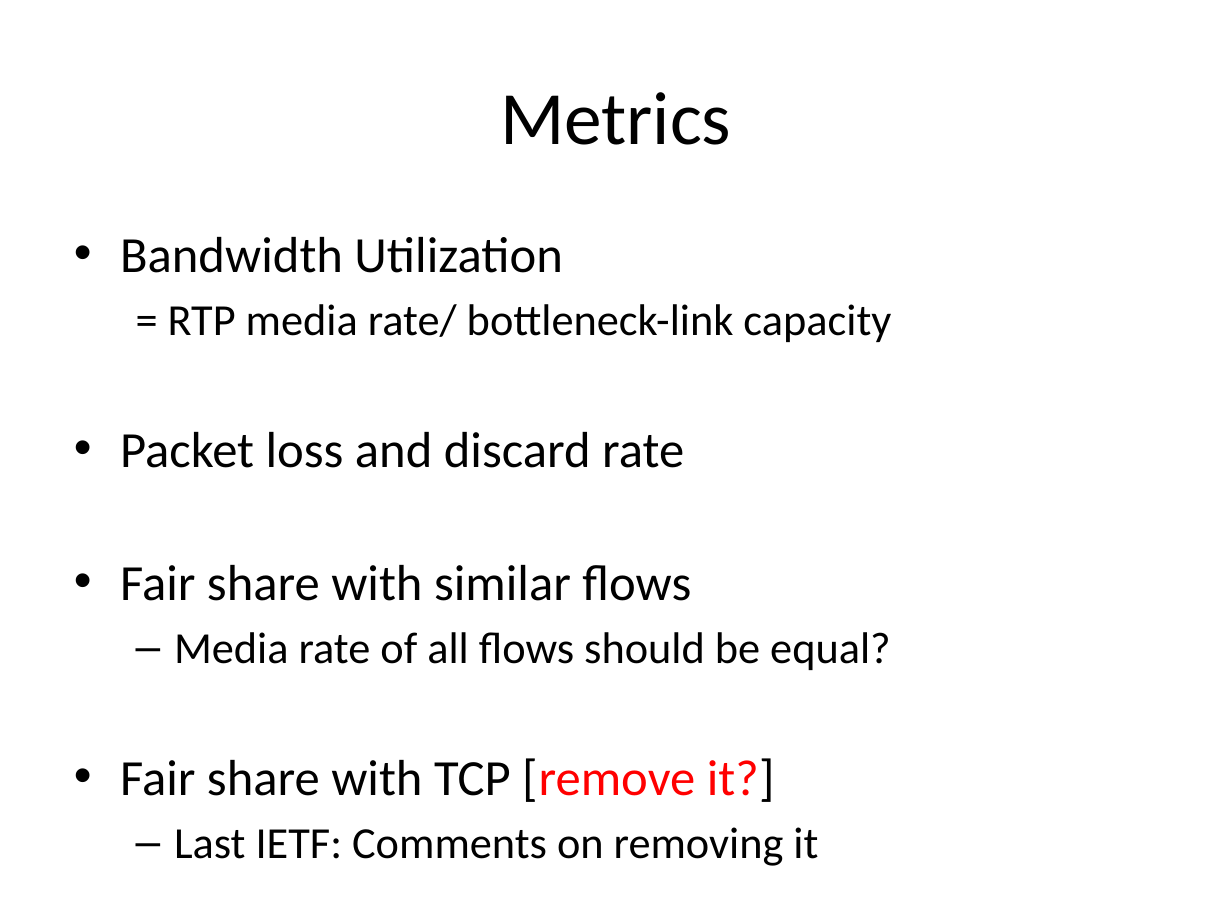
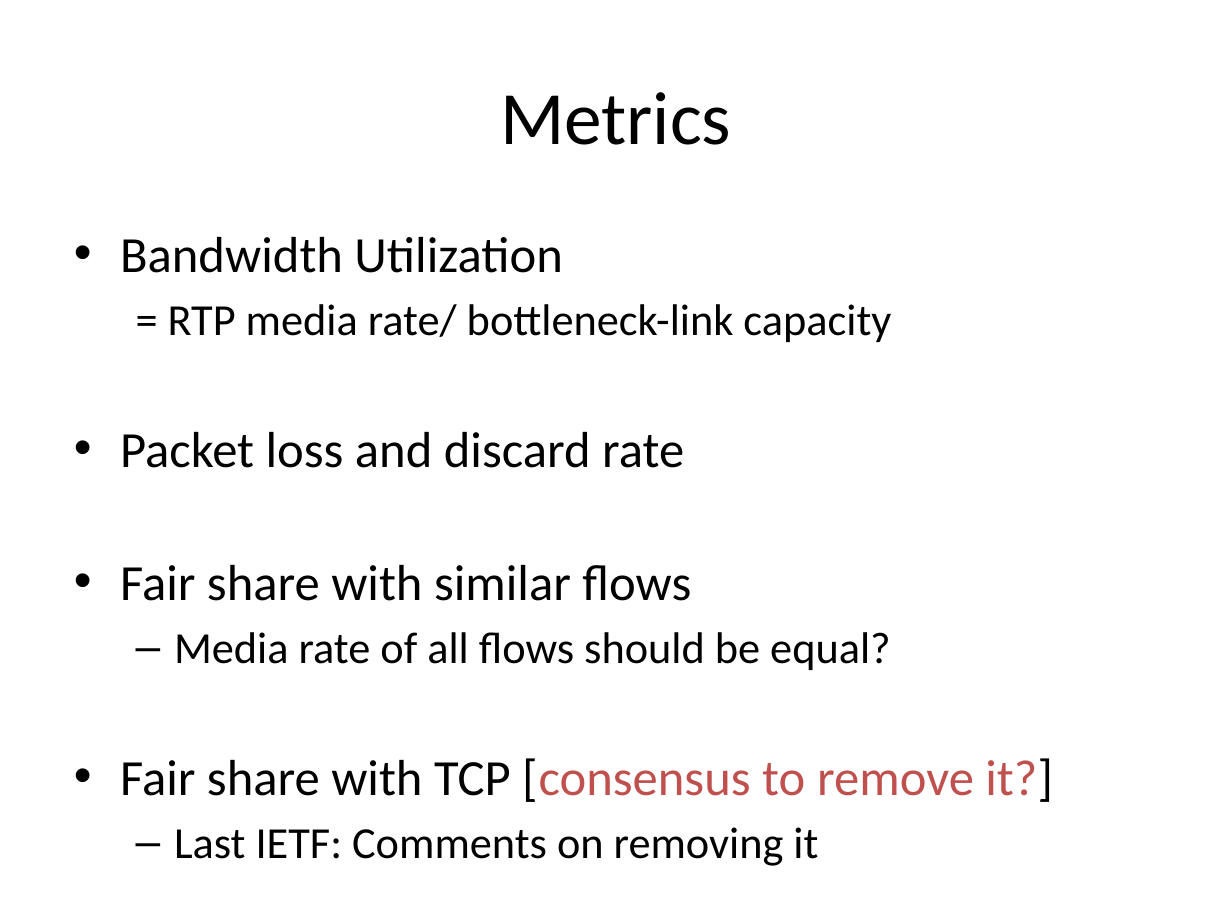
Before and after one commit to protocols-comnet/rmcat-eval-criteria, a slide deck: slide 3 of ppt-ietf86-rmcat-cc-eval-00.pptx. Drawn at 1232x924 pixels with LibreOffice and Linux fonts; fonts in the diff are those of the drawing. Boxes give left, top, right and bottom in pixels: in the first picture for what was removed or moved away, otherwise in the second. Text is boxed around its words. In the diff, an @@ line names an element or a change of style, - is before the commit and + after.

```diff
--- a/ppt-ietf86-rmcat-cc-eval-00.pptx
+++ b/ppt-ietf86-rmcat-cc-eval-00.pptx
@@ text at [120,758,1053,802]: text changed; text colour #000000 to #C0504D @@
-• Fair share with TCP [remove it?]
+• Fair share with TCP [consensus to remove it?]
```
Also in this commit, not shown: 7 other slides changed.
